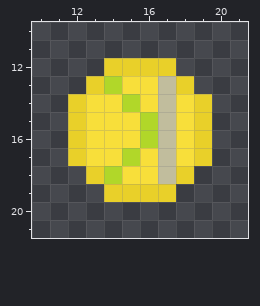
Two versions of one pixel-art file, rawSprites/recoil/bounce_blt.aseprite. Above: the version before the commit.
32x32 pixels, 1 frame. Shown: x 10..21, y 10..21.
New version:
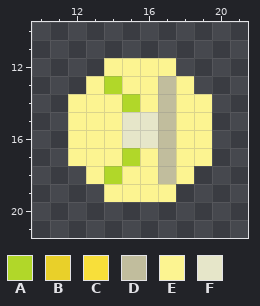
Palette (. is transparent): A #b1d729  B #e9d029  C #f8df3a  D #c1bd9d  E #fcf491  F #e6e6c9
Change:
Changed rows in their new state; - is an unchanged pixel.
first column x 12:
12 --EEEE--
13 -E-EE-E-
14 EEE-E-EE
15 EEEFF-EE
16 EEEFF-EE
17 EEE-E-EE
18 -E-EE-E-
19 --EEEE--
Changed places in both pictures, as pixel boxes (x1, y1, x2, y2):
changed: (68, 58, 212, 202)
